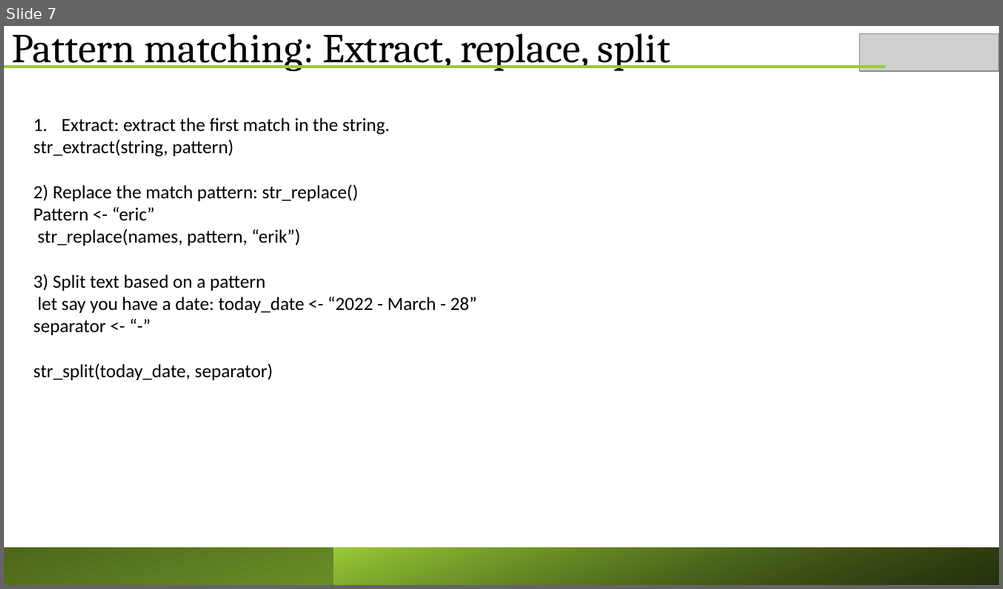
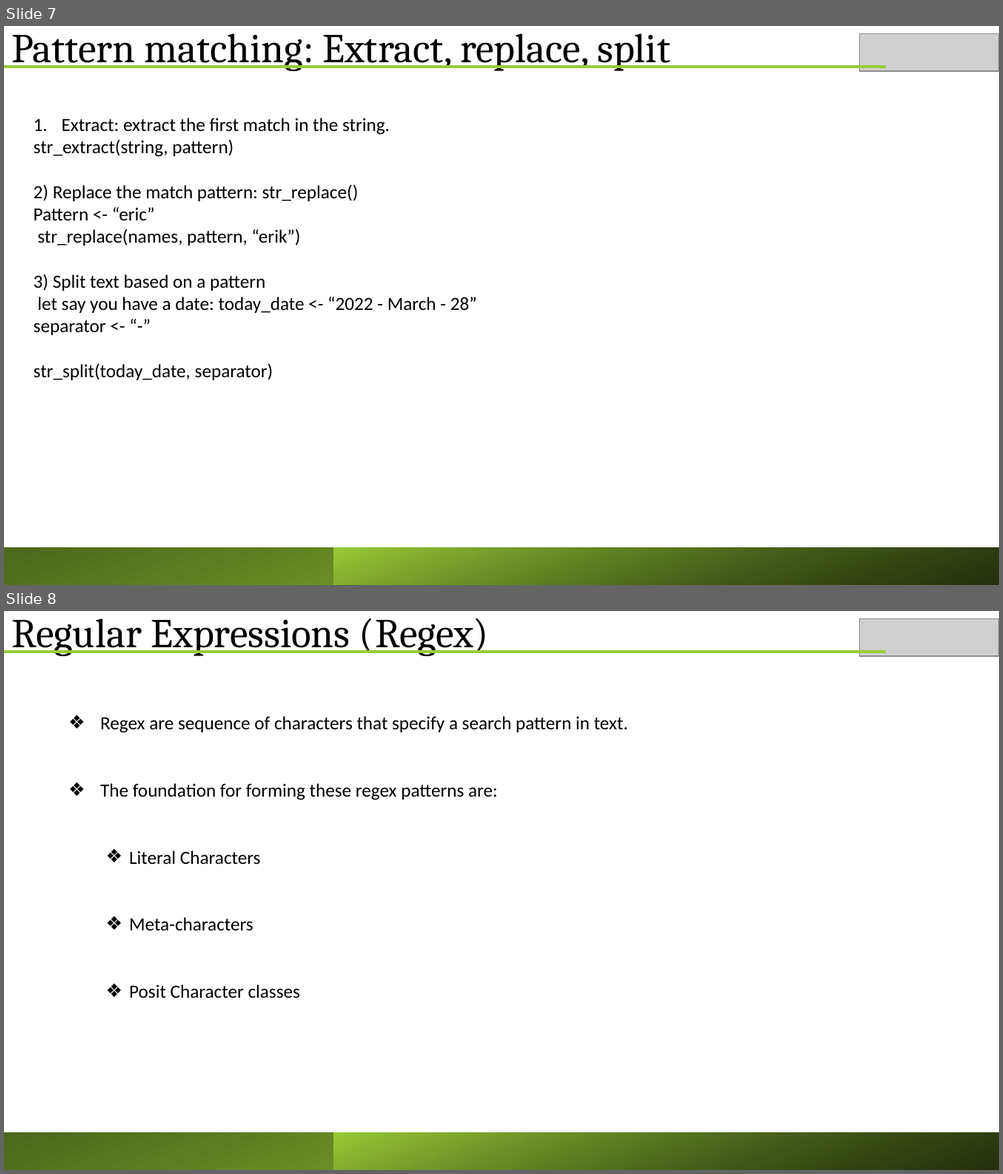
Before and after one commit to ericasare1/Data_Smart_Science, a slide deck: R/AdvancedR/wk6/Working_with_texts.pptx. Shown one above the other, each under a label of ours: slide 7 before the commit, slides 7 and 8 after it. The pictures are 1003x589 and 1003x1174 pixels, drawn with LibreOffice and Linux fonts; fonts in the diff are those of the drawing; grey boxes stand for pictures. Boxes give left, top, right and bottom in pixels: in the first picture for what was removed or moved away, otherwise in the second. Text is boxed around its words. In the diff, an @@ line names an element or a change of style, - is before the commit and + after.

Commit message:
regex

```diff
--- a/R/AdvancedR/wk6/Working_with_texts.pptx
+++ b/R/AdvancedR/wk6/Working_with_texts.pptx
@@ slide 8 added at <box>4,611,999,1170</box>, background #FFFFFF @@
@@ text added at <box>11,618,489,656</box>, 39.6 pt, text #000000 @@
+Regular Expressions (Regex)
@@ picture added at <box>859,619,999,657</box> @@
@@ line added from (4, 651) to (885, 651), #99CB38 3 pt @@
@@ text added at <box>100,716,628,999</box>, 18 pt, text #000000 @@
+❖ Regex are sequence of characters that specify a search pattern in text.
+❖ The foundation for forming these regex patterns are:
+  ❖ Literal Characters
+  ❖ Meta-characters
+  ❖ Posit Character classes
@@ rectangle added at <box>4,1133,999,1170</box>, fill gradient #99CB38 to #4D671B @@
@@ rectangle added at <box>334,1133,999,1170</box>, fill gradient #000000 to #99CB38 @@
```
Also in this commit, not shown: 10 other slides added, 1 other file.
